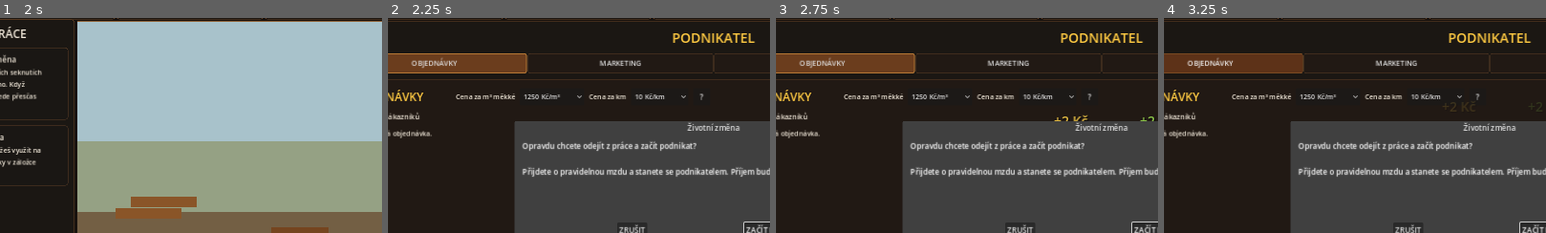
Above: before the commit, frames 1-4 (left to right).
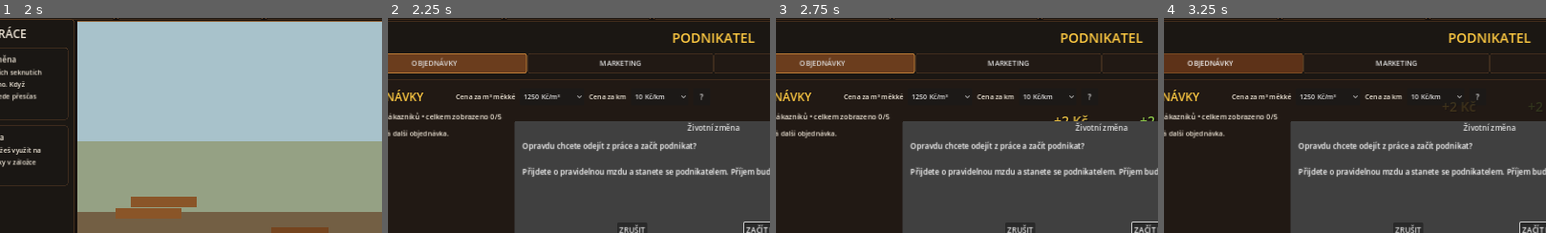
Above: after the commit, the same moments.

Repository: welewan-code/Lumberjack-John
Game: Godot game, scene res://Main.tscn
Two runs of this game, one before a commit and one after it. Both use one fixed random seed, a clock stepped at 60 frames per second and the inputs below.
Inputs:
- Up to frame 1 (2 s): click "SEKNOUT" at 0.5 s; click "PŘIJMOUT PRÁCI" at 1.25 s
- Up to frame 2 (2.25 s): click "ODEJÍT Z PRÁCE" at 2 s
- Up to frame 3 (2.75 s): no input
- Up to frame 4 (3.25 s): click "OBJEDNÁVKY" at 2.75 s
The pictures show only the part of the screen within x 7-57%, y 10-60%; the shares and areas given below are measured in that part.

Frame 1 is identical in both runs. In frame 2, 0.6% of the frame differs, in the area x 2-30%, y 44-56%; in frame 3, 0.6%; in frame 4, 0.6%.

Commit message:
Allow three active orders with scroll and transport ETA

Diff:
--- a/main_orders_pricing.gd
+++ b/main_orders_pricing.gd
@@ -6,15 +6,19 @@
 const ORDER_DELIVERY_MIN_PRICE: int = 0
 const ORDER_DELIVERY_MAX_PRICE: int = 30
 const ORDER_DELIVERY_PRICE_STEP: int = 5
-const ORDER_MAX_PENDING: int = 3
+const ORDER_MAX_ACTIVE: int = 3
+const ORDER_MAX_DISPLAYED: int = 5
 const ORDER_MIN_VOLUME_M3: int = 1
 const ORDER_MAX_VOLUME_M3: int = 6
 const ORDER_MIN_DISTANCE_KM: int = 5
 const ORDER_MAX_DISTANCE_KM: int = 30
 const ORDER_MIN_LIFETIME_DAYS: int = 1
 const ORDER_MAX_LIFETIME_DAYS: int = 3
+const CUSTOMER_ORDER_TRAILER_CAPACITY_M3: float = 0.5
+const CUSTOMER_ORDER_SECONDS_PER_KM: float = 10.0
 
 var order_tick_elapsed: float = 0.0
+var active_order_time_labels: Dictionary = {}
 
 func _ready() -> void:
 	if not state.has("order_softwood_price_per_m3"):
@@ -25,6 +29,9 @@
 		state["self_pickup_reserve_m3"] = 0.0
 	if not state.has("customer_order_offers"):
 		state["customer_order_offers"] = []
+	if not state.has("customer_active_orders"):
+		state["customer_active_orders"] = []
+	# Legacy key kept so older saves with one accepted order migrate cleanly.
 	if not state.has("customer_active_order"):
 		state["customer_active_order"] = {}
 	if not state.has("customer_order_next_at"):
@@ -41,6 +48,7 @@
 	if order_tick_elapsed < 1.0:
 		return
 	order_tick_elapsed = 0.0
+	_update_active_order_time_labels()
 	_process_customer_orders(false)
 
 func _normalize_customer_orders() -> void:
@@ -51,9 +59,30 @@
 			if item is Dictionary:
 				normalized.append((item as Dictionary).duplicate(true))
 	state["customer_order_offers"] = normalized
-	var active_value: Variant = state.get("customer_active_order", {})
-	state["customer_active_order"] = (active_value as Dictionary).duplicate(true) if active_value is Dictionary else {}
+
+	var active_normalized: Array = []
+	var active_raw: Variant = state.get("customer_active_orders", [])
+	if active_raw is Array:
+		for item: Variant in active_raw:
+			if item is Dictionary and active_normalized.size() < ORDER_MAX_ACTIVE:
+				active_normalized.append((item as Dictionary).duplicate(true))
+	var legacy_active: Variant = state.get("customer_active_order", {})
+	if active_normalized.is_empty() and legacy_active is Dictionary and not (legacy_active as Dictionary).is_empty():
+		active_normalized.append((legacy_active as Dictionary).duplicate(true))
+	state["customer_active_orders"] = active_normalized
+	_sync_legacy_active_order()
 	state["customer_order_next_id"] = maxi(1, int(state.get("customer_order_next_id", 1)))
+
+func _active_orders() -> Array:
+	var value: Variant = state.get("customer_active_orders", [])
+	return value as Array if value is Array else []
+
+func _sync_legacy_active_order() -> void:
+	var active: Array = _active_orders()
+	if active.is_empty():
+		state["customer_active_order"] = {}
+	elif active[0] is Dictionary:
+		state["customer_active_order"] = (active[0] as Dictionary).duplicate(true)
 
 func _process_customer_orders(startup: bool) -> void:
 	var now: int = int(Time.get_unix_time_from_system())
@@ -68,12 +97,18 @@
 			else:
 				changed = true
 	offers = kept
+	var active_count: int = _active_orders().size()
+	var max_offers: int = maxi(0, ORDER_MAX_DISPLAYED - active_count)
+	while offers.size() > max_offers:
+		offers.pop_back()
+		changed = true
+
 	var next_at: int = int(state.get("customer_order_next_at", 0))
 	if next_at <= 0:
 		next_at = now + _roll_customer_order_wait_seconds()
 		changed = true
 	var safety: int = 0
-	while offers.size() < ORDER_MAX_PENDING and now >= next_at and safety < ORDER_MAX_PENDING:
+	while offers.size() < max_offers and now >= next_at and safety < ORDER_MAX_DISPLAYED:
 		safety += 1
 		offers.append(_make_customer_order(next_at))
 		next_at += _roll_customer_order_wait_seconds()
@@ -142,6 +177,9 @@
 	return Vector2(float(last["min"]), float(last["max"]))
 
 func _render_orders_draft(box: VBoxContainer) -> void:
+	active_order_time_labels.clear()
+	box.size_flags_vertical = Control.SIZE_EXPAND_FILL
+
 	var header:=HBoxContainer.new()
 	header.add_theme_constant_override("separation",10)
 	box.add_child(header)
@@ -184,21 +222,35 @@
 	help.tooltip_text="Cena dřeva a dopravy společně ovlivňují, jak často budou přicházet větší objednávky. Nižší celková cena zvyšuje poptávku, vyšší ji snižuje. Vzdálenost zákazníků je 5–30 km, takže dražší sazba za km se projeví hlavně u vzdálenějších objednávek."
 	help.pressed.connect(_show_order_pricing_help)
 	header.add_child(help)
-	var active: Dictionary = state.get("customer_active_order", {}) as Dictionary
+
+	var scroll:=ScrollContainer.new()
+	scroll.size_flags_horizontal=Control.SIZE_EXPAND_FILL
+	scroll.size_flags_vertical=Control.SIZE_EXPAND_FILL
+	scroll.horizontal_scroll_mode=ScrollContainer.SCROLL_MODE_DISABLED
+	scroll.vertical_scroll_mode=ScrollContainer.SCROLL_MODE_AUTO
+	box.add_child(scroll)
+	var list:=VBoxContainer.new()
+	list.size_flags_horizontal=Control.SIZE_EXPAND_FILL
+	list.add_theme_constant_override("separation",12)
+	scroll.add_child(list)
+
+	var active: Array = _active_orders()
 	if not active.is_empty():
-		box.add_child(make_label("Přijatá objednávka",15))
-		_add_active_customer_order_card(box, active)
-	box.add_child(make_label("Poptávky zákazníků",15))
+		list.add_child(make_label("Přijaté objednávky (%d/%d)" % [active.size(), ORDER_MAX_ACTIVE],15))
+		for item: Variant in active:
+			if item is Dictionary:
+				_add_active_customer_order_card(list, item as Dictionary)
+	list.add_child(make_label("Poptávky zákazníků • celkem zobrazeno %d/%d" % [active.size() + (state.get("customer_order_offers", []) as Array).size(), ORDER_MAX_DISPLAYED],15))
 	var offers: Array = state.get("customer_order_offers", []) as Array
 	if offers.is_empty():
-		box.add_child(make_label("Zatím žádná objednávka.",14))
+		list.add_child(make_label("Zatím žádná další objednávka.",14))
 		return
 	var now: int = int(Time.get_unix_time_from_system())
 	for item: Variant in offers:
 		if item is Dictionary:
-			_add_customer_order_card(box, item as Dictionary, now, not active.is_empty())
-
-func _add_customer_order_card(box: VBoxContainer, order: Dictionary, now: int, has_active: bool) -> void:
+			_add_customer_order_card(list, item as Dictionary, now, active.size() >= ORDER_MAX_ACTIVE)
+
+func _add_customer_order_card(box: VBoxContainer, order: Dictionary, now: int, active_full: bool) -> void:
 	var card:=PanelContainer.new()
 	card.add_theme_stylebox_override("panel",panel_style("#1a1714","#8a572b",6,1))
 	box.add_child(card)
@@ -232,9 +284,9 @@
 	var accept:=Button.new()
 	accept.text="PŘIJMOUT"
 	accept.custom_minimum_size=Vector2(110,34)
-	accept.disabled=has_active
-	if has_active:
-		accept.tooltip_text="Nejdřív dokonči přijatou objednávku."
+	accept.disabled=active_full
+	if active_full:
+		accept.tooltip_text="Máš už 3 přijaté objednávky."
 	accept.pressed.connect(_accept_customer_order.bind(int(order.get("id",0))))
 	actions.add_child(accept)
 	var reject:=Button.new()
@@ -271,6 +323,9 @@
 	progress.show_percentage=false
 	progress.custom_minimum_size.y=14
 	content.add_child(progress)
+	var time_label:=make_label(_active_order_time_text(order),13)
+	content.add_child(time_label)
+	active_order_time_labels[int(order.get("id",0))] = time_label
 	content.add_child(make_label(_active_order_transport_text(order),13))
 
 func _active_order_transport_text(order: Dictionary) -> String:
@@ -284,9 +339,54 @@
 		return "Čeká na štípané dřevo."
 	return "Vozík odváží automaticky • 0,5 m³/cesta • 10 s/km • náklad 2 Kč/km."
 
+func _active_order_time_text(order: Dictionary) -> String:
+	return "Zbývající čas odvozu: %s" % _format_transport_time(_active_order_remaining_seconds(order))
+
+func _active_order_remaining_seconds(order: Dictionary) -> float:
+	var volume: float = float(order.get("volume_m3",0.0))
+	var delivered: float = clampf(float(order.get("delivered_m3",0.0)),0.0,volume)
+	var remaining_volume: float = maxf(0.0, volume - delivered)
+	if remaining_volume <= 0.0001:
+		return 0.0
+	var distance: float = maxf(0.0, float(order.get("distance_km",0.0)))
+	var trip_seconds: float = distance * CUSTOMER_ORDER_SECONDS_PER_KM
+	var trips: int = int(ceil(remaining_volume / CUSTOMER_ORDER_TRAILER_CAPACITY_M3))
+	var total: float = float(trips) * trip_seconds
+	var active: Array = _active_orders()
+	if not active.is_empty() and active[0] is Dictionary and int((active[0] as Dictionary).get("id",0)) == int(order.get("id",0)):
+		var transport: Node = get_node_or_null("/root/TransportUI")
+		if transport != null and transport.has_method("is_customer_order_transport_running") and bool(transport.call("is_customer_order_transport_running")):
+			if transport.has_method("get_customer_order_transport_remaining_seconds"):
+				var current_remaining: float = maxf(0.0, float(transport.call("get_customer_order_transport_remaining_seconds")))
+				return current_remaining + float(maxi(0, trips - 1)) * trip_seconds
+	return total
+
+func _format_transport_time(seconds_value: float) -> String:
+	var seconds: int = maxi(0, int(ceil(seconds_value)))
+	var minutes: int = seconds / 60
+	var rest: int = seconds % 60
+	return "%d:%02d" % [minutes, rest]
+
+func _update_active_order_time_labels() -> void:
+	if active_order_time_labels.is_empty():
+		return
+	var active: Array = _active_orders()
+	var current_ids: Dictionary = {}
+	for item: Variant in active:
+		if item is Dictionary:
+			var order: Dictionary = item as Dictionary
+			var order_id: int = int(order.get("id",0))
+			current_ids[order_id] = true
+			var label_value: Variant = active_order_time_labels.get(order_id)
+			if label_value is Label and is_instance_valid(label_value as Label):
+				(label_value as Label).text = _active_order_time_text(order)
+	for key: Variant in active_order_time_labels.keys():
+		if not current_ids.has(key):
+			active_order_time_labels.erase(key)
+
 func _accept_customer_order(order_id: int) -> void:
-	var active: Dictionary = state.get("customer_active_order", {}) as Dictionary
-	if not active.is_empty():
+	var active: Array = _active_orders()
+	if active.size() >= ORDER_MAX_ACTIVE:
 		return
 	var offers: Array = state.get("customer_order_offers", []) as Array
 	for i: int in range(offers.size()):
@@ -294,10 +394,13 @@
 			var accepted: Dictionary = (offers[i] as Dictionary).duplicate(true)
 			accepted["accepted_at"] = int(Time.get_unix_time_from_system())
 			accepted["delivered_m3"] = 0.0
-			state["customer_active_order"] = accepted
+			active.append(accepted)
+			state["customer_active_orders"] = active
 			offers.remove_at(i)
 			state["customer_order_offers"] = offers
+			_sync_legacy_active_order()
 			save_game()
+			_process_customer_orders(false)
 			_refresh_orders_view()
 			return
 
@@ -309,41 +412,54 @@
 			break
 	state["customer_order_offers"] = offers
 	save_game()
+	_process_customer_orders(false)
 	_refresh_orders_view()
 
 func has_active_customer_order() -> bool:
-	var active: Variant = state.get("customer_active_order", {})
-	return active is Dictionary and not (active as Dictionary).is_empty()
+	return not _active_orders().is_empty()
+
+func get_customer_order_current_id() -> int:
+	var active: Array = _active_orders()
+	if active.is_empty() or not (active[0] is Dictionary):
+		return 0
+	return int((active[0] as Dictionary).get("id",0))
 
 func get_customer_order_delivery_amount(max_amount: float) -> float:
-	var active: Dictionary = state.get("customer_active_order", {}) as Dictionary
-	if active.is_empty():
+	var active: Array = _active_orders()
+	if active.is_empty() or not (active[0] is Dictionary):
 		return 0.0
-	var remaining: float = maxf(0.0, float(active.get("volume_m3",0.0)) - float(active.get("delivered_m3",0.0)))
+	var order: Dictionary = active[0] as Dictionary
+	var remaining: float = maxf(0.0, float(order.get("volume_m3",0.0)) - float(order.get("delivered_m3",0.0)))
 	return minf(max_amount, remaining)
 
 func get_customer_order_distance_km() -> float:
-	var active: Dictionary = state.get("customer_active_order", {}) as Dictionary
-	return float(active.get("distance_km",0.0)) if not active.is_empty() else 0.0
+	var active: Array = _active_orders()
+	if active.is_empty() or not (active[0] is Dictionary):
+		return 0.0
+	return float((active[0] as Dictionary).get("distance_km",0.0))
 
 func register_customer_order_delivery(amount: float) -> Dictionary:
-	var active: Dictionary = state.get("customer_active_order", {}) as Dictionary
-	if active.is_empty() or amount <= 0.0:
+	var active: Array = _active_orders()
+	if active.is_empty() or not (active[0] is Dictionary) or amount <= 0.0:
 		return {"ok":false,"completed":false,"payout":0.0}
-	var volume: float = float(active.get("volume_m3",0.0))
-	var delivered: float = minf(volume, float(active.get("delivered_m3",0.0)) + amount)
-	active["delivered_m3"] = delivered
+	var order: Dictionary = active[0] as Dictionary
+	var volume: float = float(order.get("volume_m3",0.0))
+	var delivered: float = minf(volume, float(order.get("delivered_m3",0.0)) + amount)
+	order["delivered_m3"] = delivered
 	var completed: bool = delivered + 0.0001 >= volume
 	var payout: float = 0.0
 	if completed:
-		payout = float(active.get("total_price",0.0))
+		payout = float(order.get("total_price",0.0))
 		state["money"] = float(state.get("money",0.0)) + payout
-		state["customer_active_order"] = {}
+		active.remove_at(0)
 	else:
-		state["customer_active_order"] = active
+		active[0] = order
+	state["customer_active_orders"] = active
+	_sync_legacy_active_order()
 	if has_method("update_hud"):
 		update_hud()
 	save_game()
+	_process_customer_orders(false)
 	_refresh_orders_view()
 	return {"ok":true,"completed":completed,"payout":payout,"delivered_m3":delivered}
 
